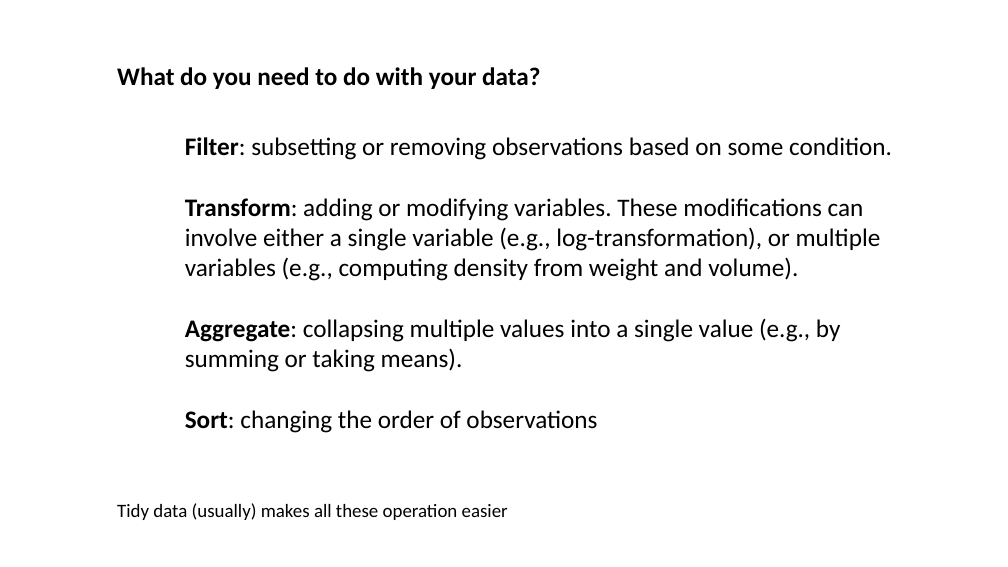
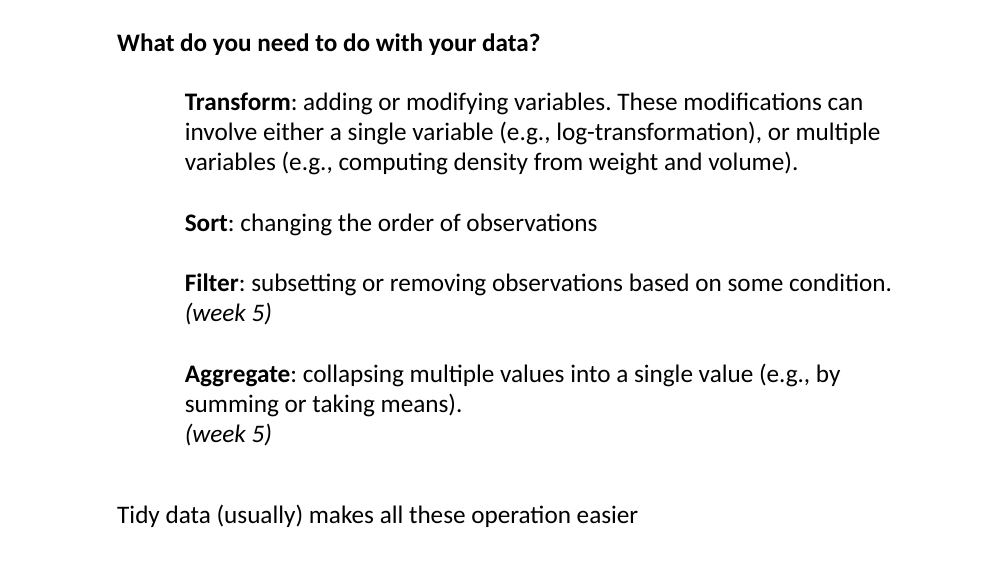
Before and after one commit to nicksavill/DEB_development, a slide deck: slide 7 of Week_2/TIdy_data.pptx. Drawn at 1008x567 pixels with LibreOffice and Linux fonts; fonts in the diff are those of the drawing. Boxes give left, top, right and bottom in pixels: in the first picture for what was removed or moved away, otherwise in the second. Text is boxed around its words. In the diff, an @@ line names an element or a change of style, - is before the commit and + after.

```diff
--- a/Week_2/TIdy_data.pptx
+++ b/Week_2/TIdy_data.pptx
@@ text "What do you need to ...": place and size @@
-text "What do you need to ..." at bbox=[117, 67, 540, 89]
+text "What do you need to ..." at bbox=[117, 33, 540, 55]
@@ text "Transform: adding or modifying variables. ...": place and size @@
-text "Transform: adding or modifying variables. ..." at bbox=[185, 137, 892, 433]
+text "Transform: adding or modifying variables. ..." at bbox=[185, 92, 892, 446]
@@ text at bbox=[185, 92, 881, 236]: paragraphs added @@
+Transform: adding or modifying variables. These modifications can involve either a single variable (e.g., log-transformation), or multiple variables (e.g., computing density from weight and volume).
+Sort: changing the order of observations
@@ text at bbox=[185, 302, 272, 325]: text changed; italic on @@
-Transform: adding or modifying variables. These modifications can involve either a single variable (e.g., log-transformation), or multiple variables (e.g., computing density from weight and volume).
+(week 5)
@@ text at bbox=[185, 423, 272, 446]: text changed; italic on @@
-Sort: changing the order of observations
+(week 5)
@@ text "Tidy data (usually) makes all ..." at bbox=[117, 504, 639, 527]: size 18 to 24 pt @@
```
Also in this commit, not shown: 2 other slides changed, 18 other files.
